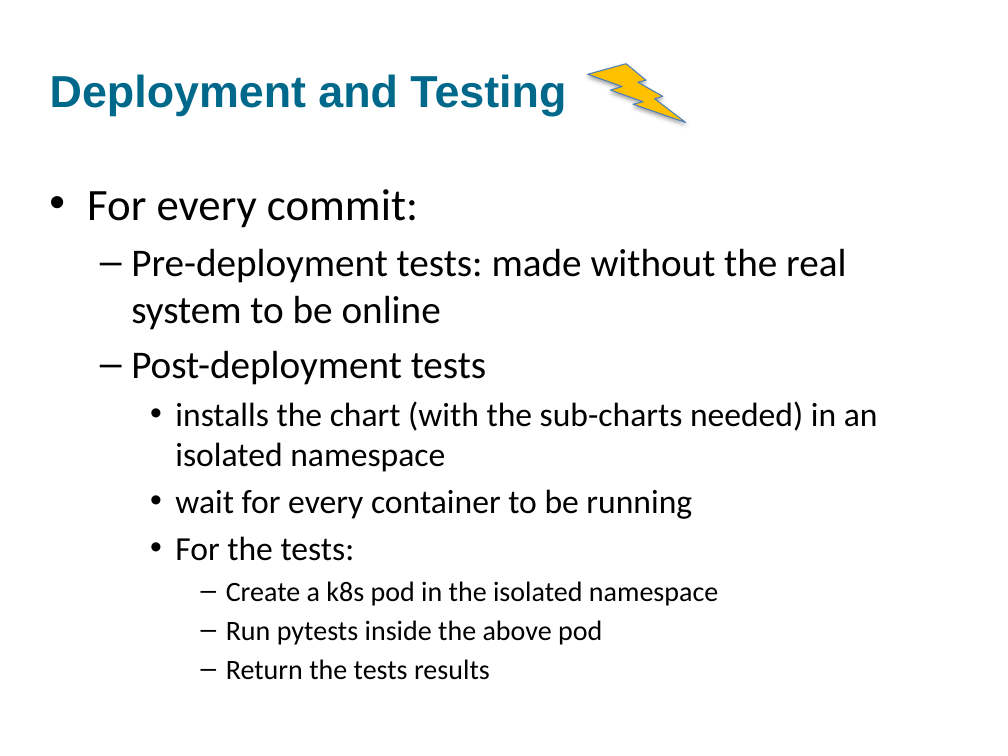
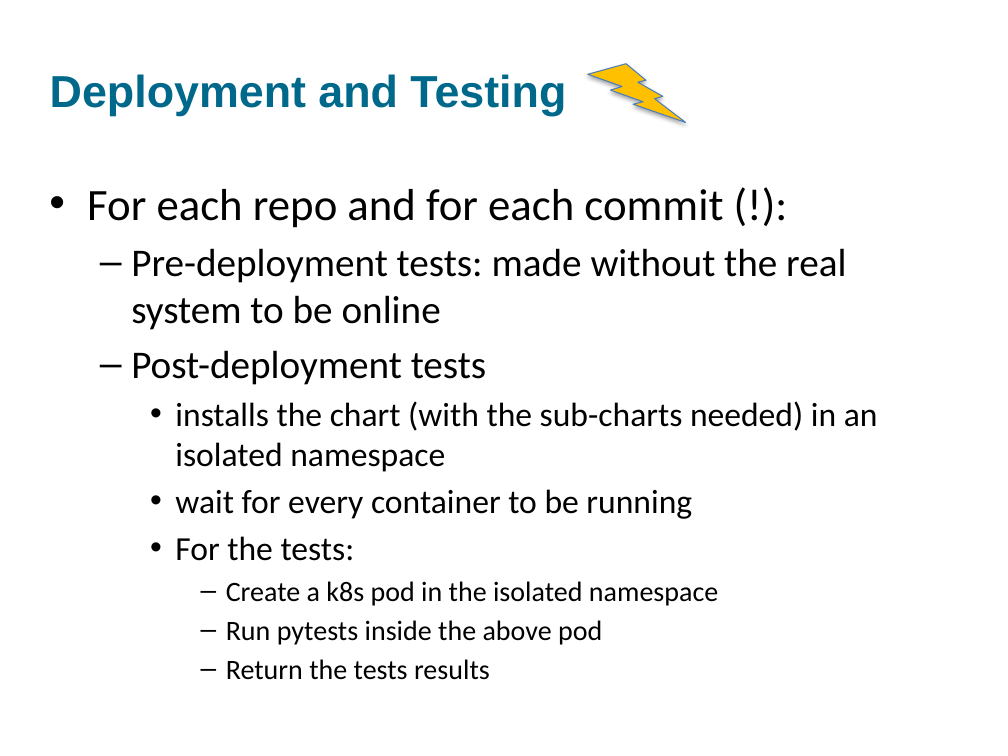
Before and after one commit to Matteo04052017/SPIE2020, a slide deck: slide 14 of 11452-15_talk.pptx. Drawn at 1008x756 pixels with LibreOffice and Linux fonts; fonts in the diff are those of the drawing; background and template pictures are left out. Boxes give left, top, right and bottom in pixels: in the first picture for what was removed or moved away, otherwise in the second. Text is boxed around its words. In the diff, an @@ line names an element or a change of style, - is before the commit and + after.

```diff
--- a/11452-15_talk.pptx
+++ b/11452-15_talk.pptx
@@ text at box(87, 189, 723, 228): text changed @@
-• For every commit:
+• For each repo and for each commit (!):
```
Also in this commit, not shown: 3 other slides changed.
